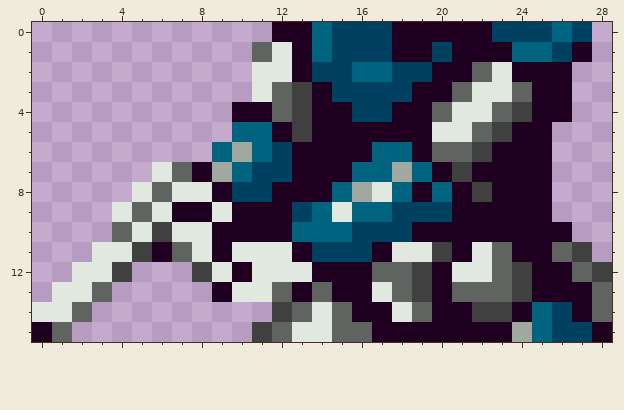
Pixel-art sprite, stored at Shadow_Dancer/actors/enemies/gunman/reload_body_01.png. Above is the file before it was changed.
The file is 29x16 pixels.
Now the later version:
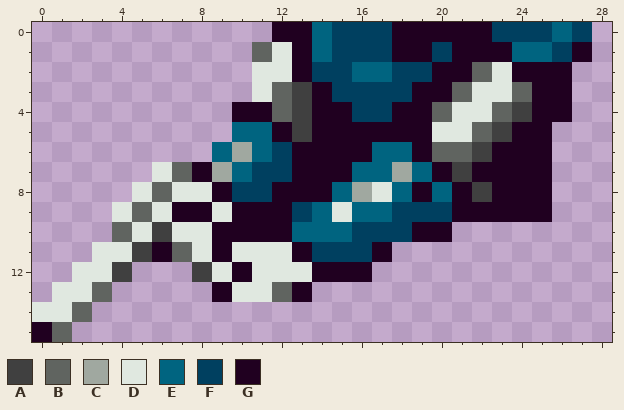
Palette (. is transparent): A #404040  B #606460  C #a0a8a0  D #e0e8e0  E #006480  F #004060  G #200020
Edits made:
{"y":10,"x":21,"old":"GGGGGG","new":"......"}
{"y":11,"x":18,"old":"DDAGDBGGBA","new":".........."}
{"y":12,"x":17,"old":"BBAGDDBAGGBA","new":"............"}
{"y":13,"x":14,"old":"BGGDBAGBBBAGGGB","new":"..............."}
{"y":14,"x":12,"old":"ABDBGGDBGGAAGEFGB","new":"................."}
{"y":15,"x":11,"old":"ABDDBBGGGGGGGCEFFG","new":".................."}
{"label":"erased","picture_box":[252,222,612,342]}
